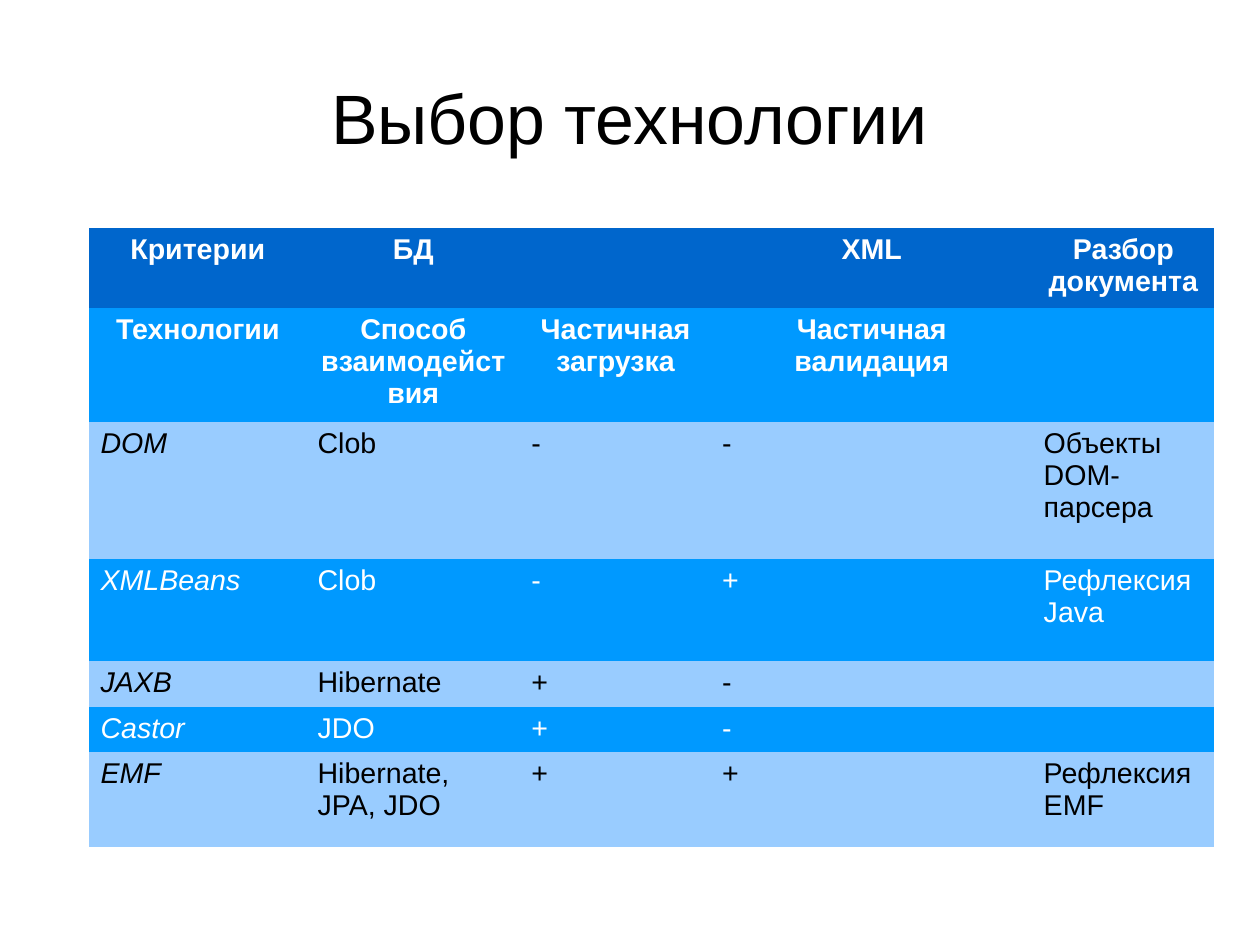
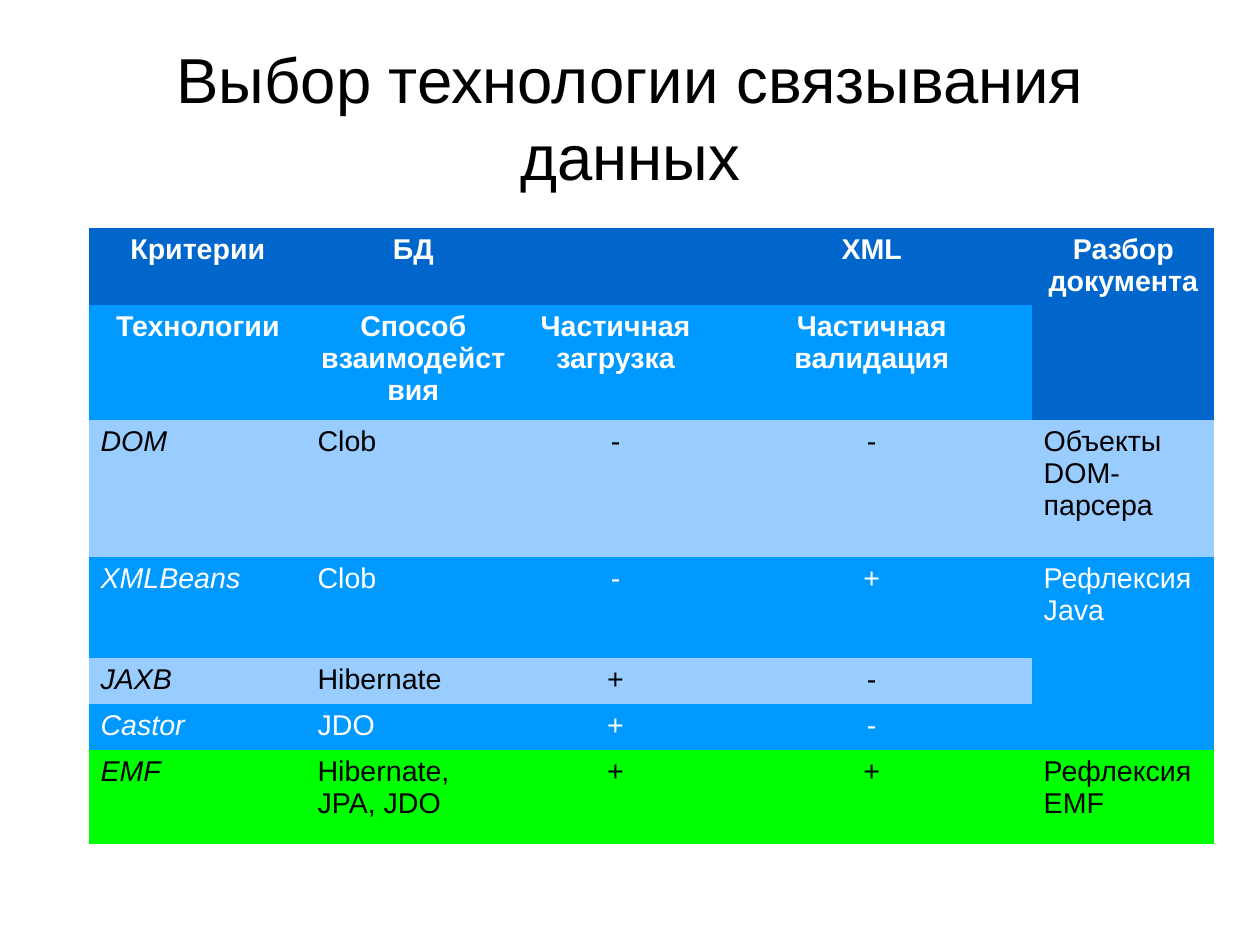
Before and after one commit to aeremenok/a-team-777, a slide deck: slide 10 of diploma/eav/diploma/demo.odp. Drawn at 1260x945 pixels with LibreOffice and Linux fonts; fonts in the diff are those of the drawing. Boxes give left, top, right and bottom in pixels: in the first picture for what was removed or moved away, otherwise in the second. Text is boxed around its words. In the diff, an @@ line names an element or a change of style, - is before the commit and + after.

```diff
--- a/diploma/eav/diploma/demo.odp
+++ b/diploma/eav/diploma/demo.odp
@@ title at <box>177,56,1083,192</box>: text changed; size 44 to 40 pt @@
-Выбор технологии
+Выбор технологии связывания данных
@@ table at <box>89,228,1214,837</box> @@
@@ fill #99CCFF to #00FF00 in row 7 @@
@@ alignment left to centre @@
```
Also in this commit, not shown: 11 other slides changed, 1 slide added, 2 slides removed, 2 other files.
